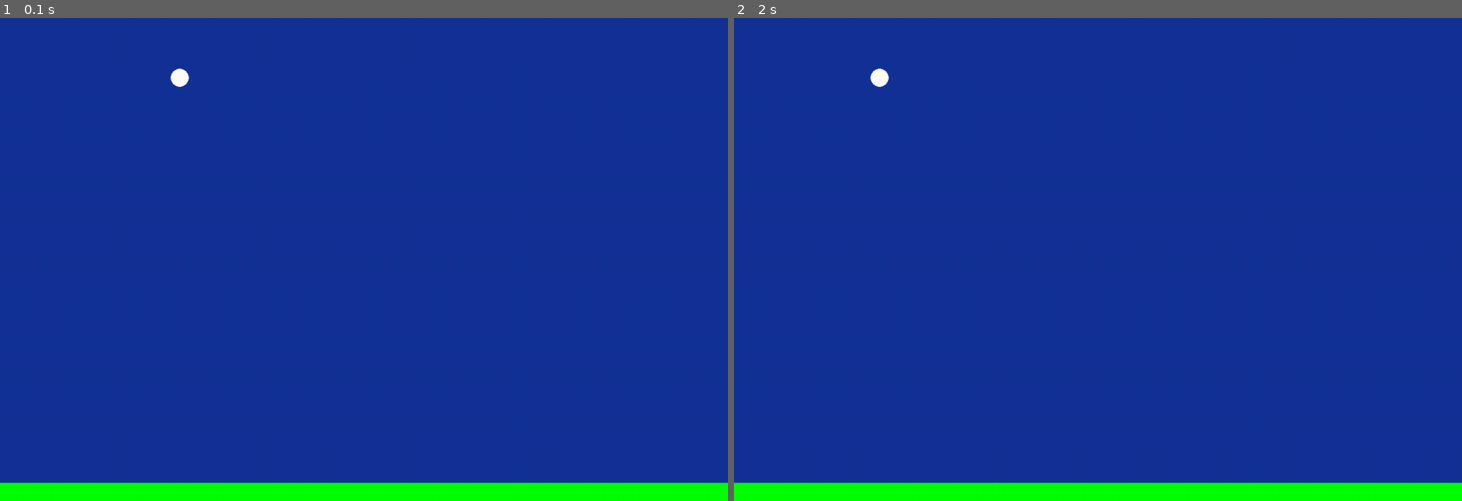
Above: before the commit, frames 1-2 (left to right).
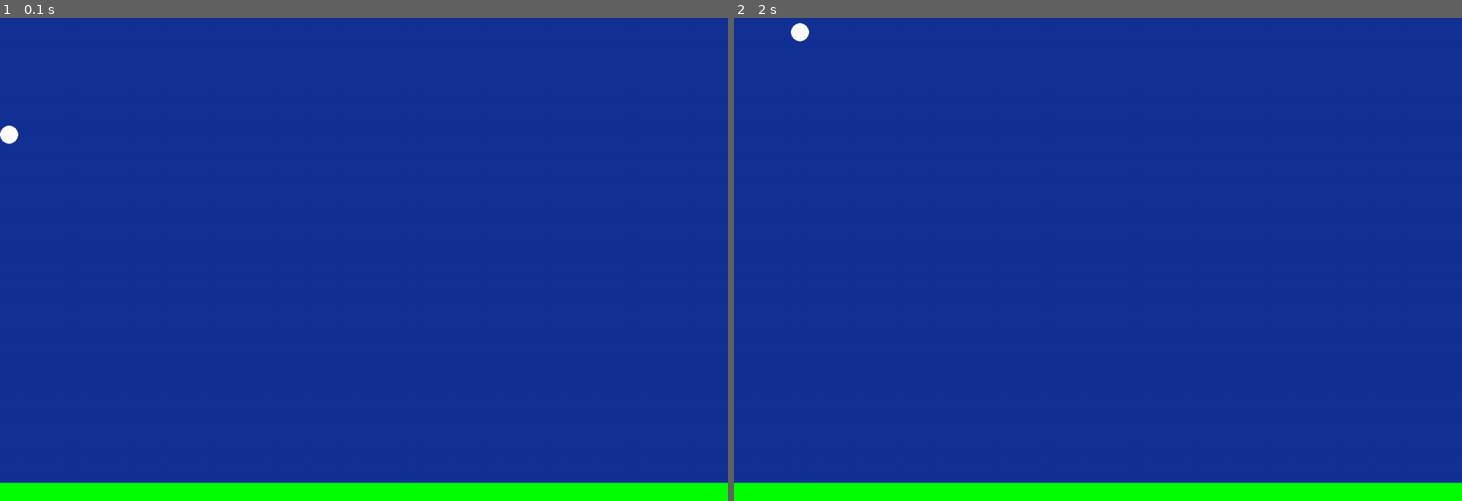
Above: after the commit, the same moments.

Repository: RobT0g/PygameSimulations
Game: pygame game, started from example3.py
Same seed, same stepped clock (60 frames per second), same inputs: the game is played once before the commit and once after it.
Inputs (mouse positions are in pixels of both pictures, inside the frame that each line leads up to):
- Up to frame 1 (0.1 s): no input
- Up to frame 2 (2 s): click (1098, 225) at 0.38 s; click (1098, 264) at 0.72 s; click (872, 143) at 1.05 s; click (1367, 418) at 1.38 s; click (1112, 46) at 1.72 s

The runs differ from the first frame. In frame 1, 0.2% of the frame differs, in the area x 0-26%, y 10-27%; in frame 2, 0.2%.

Commit message:
finished

Diff:
--- a/example3.py
+++ b/example3.py
@@ -5,12 +5,12 @@
 pygame.init()
 
 # Customizable Parameters
-starting_pos = [300, 200]
-starting_speed = [-30, -10]
+starting_pos = [0, 300]
+starting_speed = [50, -100]
 gravity_accel = 10
 ground_level = 32
 timeStep = 200
-elasticity_coeficient = 40
+elasticity_coeficient = 10
 
 # Setting screen size
 pixel_size = 32
@@ -76,7 +76,7 @@
         current_pos[1] = space_initial[1] + velocity_initial[1]*formula_time + (gravity_accel*(formula_time**2))/2
         current_pos[0] = (space_initial[0] + velocity_initial[0]*formula_time)%screen_width
 
-    print([f'{i:.3f}' for i in [*current_pos, formula_time, current_time]])
+    #print([f'{i:.3f}' for i in [*current_pos, formula_time, current_time]])
 
     # Updating speed values
     current_speed[1] = velocity_initial[1] + gravity_accel*formula_time
@@ -90,7 +90,7 @@
 
     #print(collision_time)
 
-# Calculate collision times
+# Calculate initial collision
 check_collision_at_y_axis()
 
 # Main Loop
